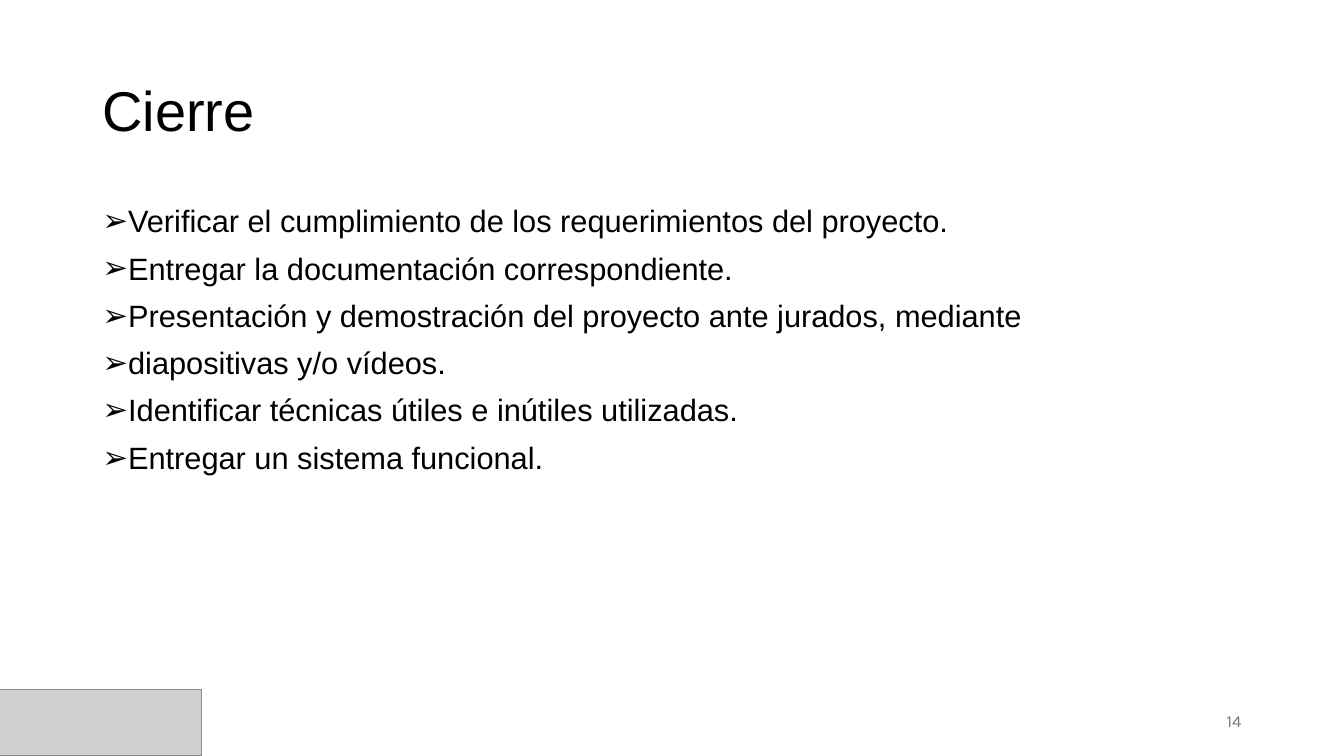
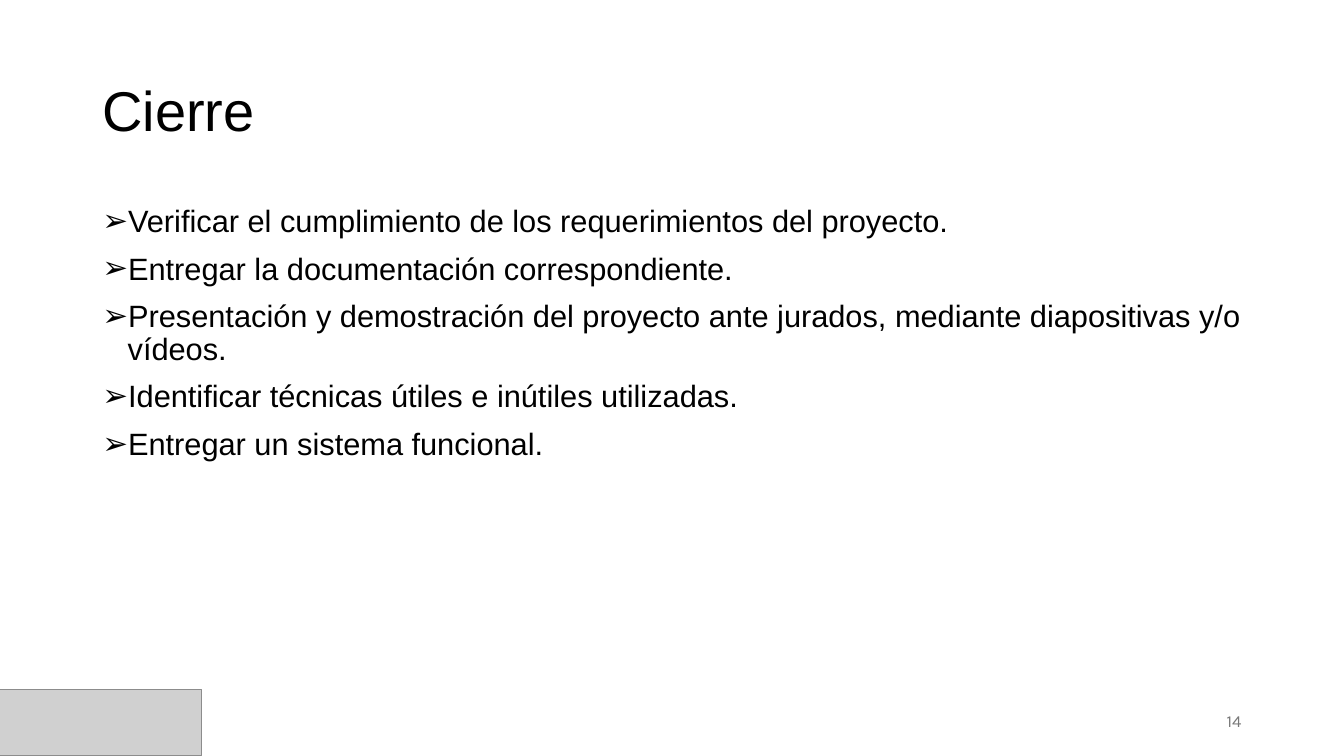
Before and after one commit to adrianlapaz3/Plantilla-planificacion, a slide deck: slide 14 of Adrian_Lapaz_presentacion.pptx. Drawn at 1344x756 pixels with LibreOffice and Linux fonts; fonts in the diff are those of the drawing; grey boxes stand for pictures. Boxes give left, top, right and bottom in pixels: in the first picture for what was removed or moved away, otherwise in the second. Text is boxed around its words. In the diff, an @@ line names an element or a change of style, - is before the commit and + after.

```diff
--- a/Adrian_Lapaz_presentacion.pptx
+++ b/Adrian_Lapaz_presentacion.pptx
@@ text at box(128, 304, 1240, 361): text changed @@
-➢ Presentación y demostración del proyecto ante jurados, mediante
-➢ diapositivas y/o vídeos.
+➢ Presentación y demostración del proyecto ante jurados, mediante diapositivas y/o vídeos.
```
Also in this commit, not shown: 1 other slide changed.
